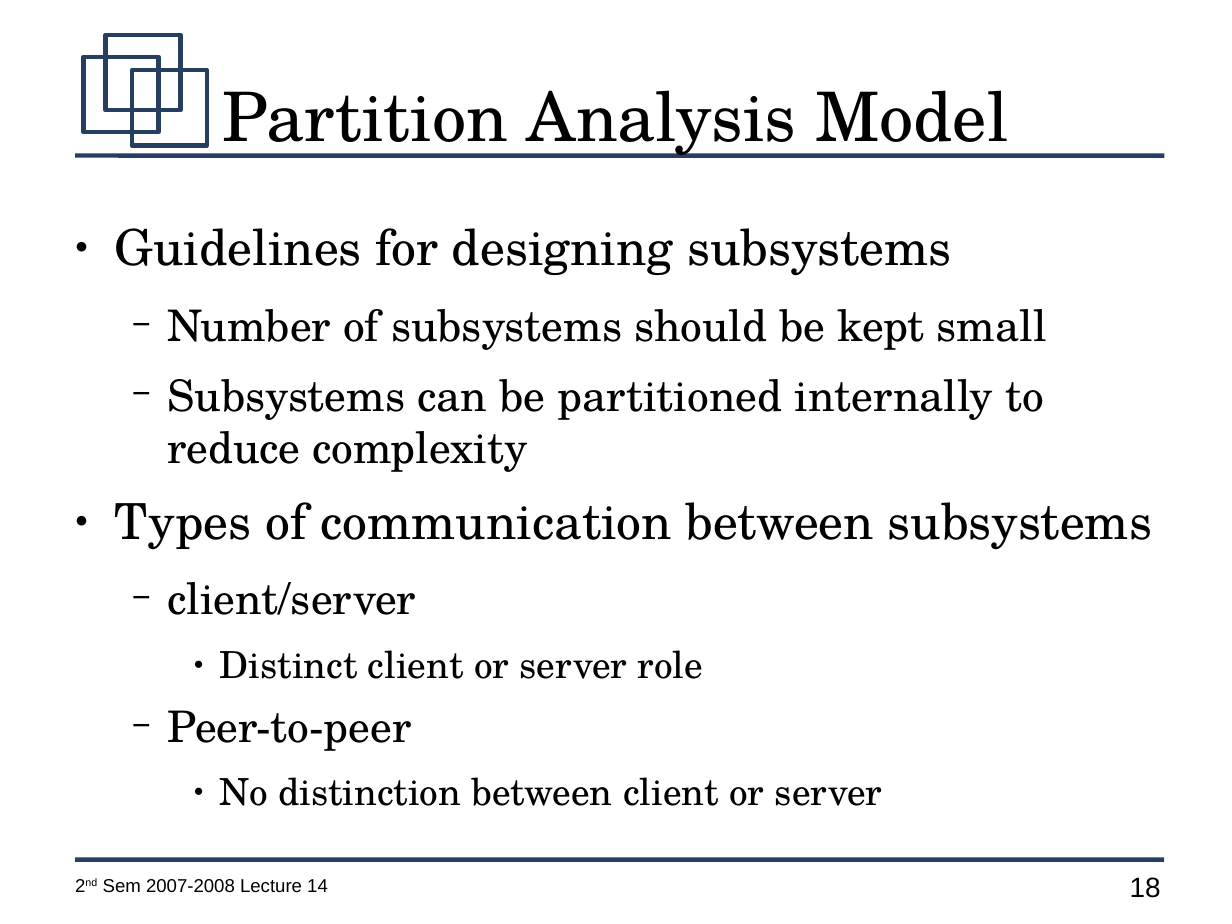
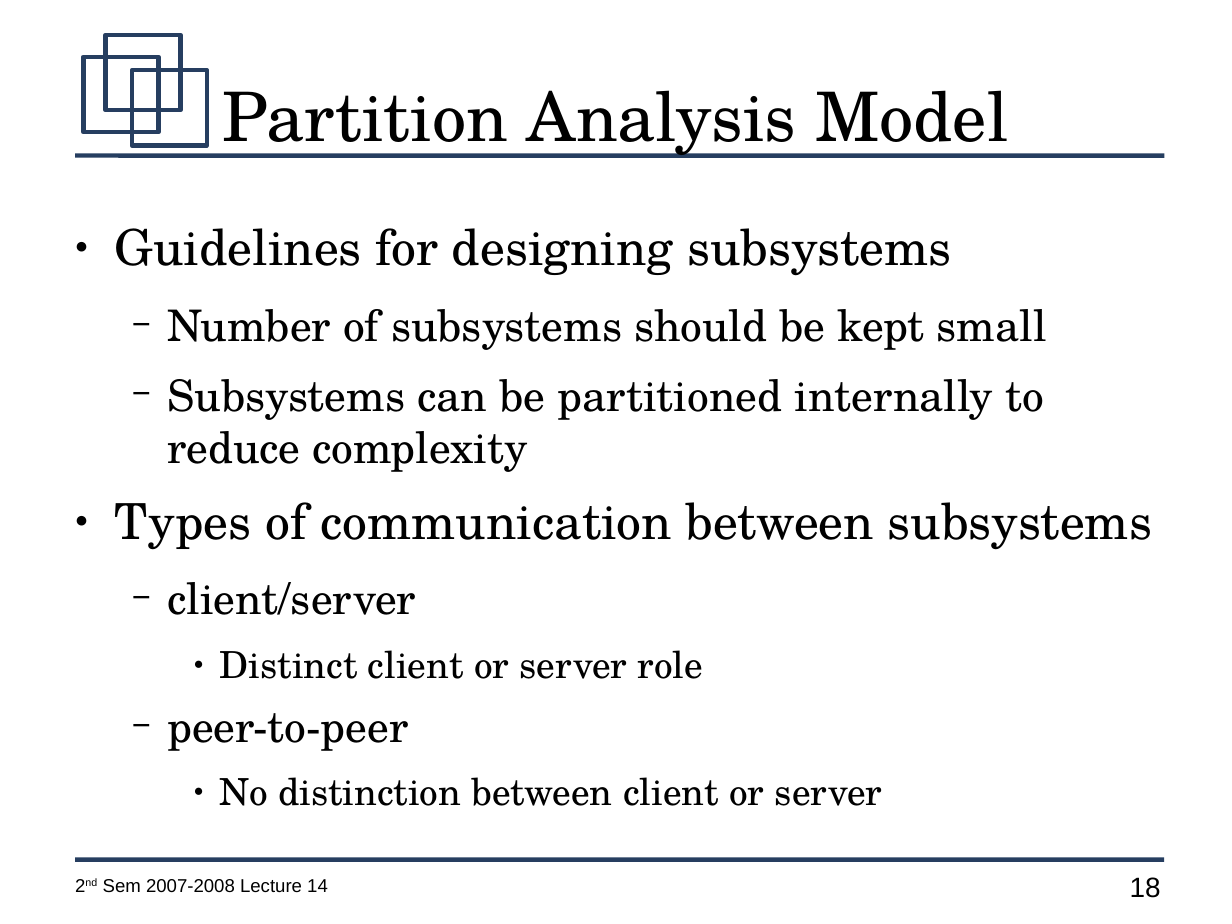
Before and after one commit to jachermocilla/jach-homepage, a slide deck: slide 18 of CMSC128-2nd-Sem-2007-L14.odp. Drawn at 1232x924 pixels with LibreOffice and Linux fonts; fonts in the diff are those of the drawing. Boxes give left, top, right and bottom in pixels: in the first picture for what was removed or moved away, otherwise in the second. Text is boxed around its words. In the diff, an @@ line names an element or a change of style, - is before the commit and + after.

```diff
--- a/CMSC128-2nd-Sem-2007-L14.odp
+++ b/CMSC128-2nd-Sem-2007-L14.odp
@@ text at (x1=167, y1=713, x2=408, y2=751): text changed @@
-  − Peer-to-peer
+  − peer-to-peer
```
Also in this commit, not shown: 5 other slides changed, 2 slides added.
